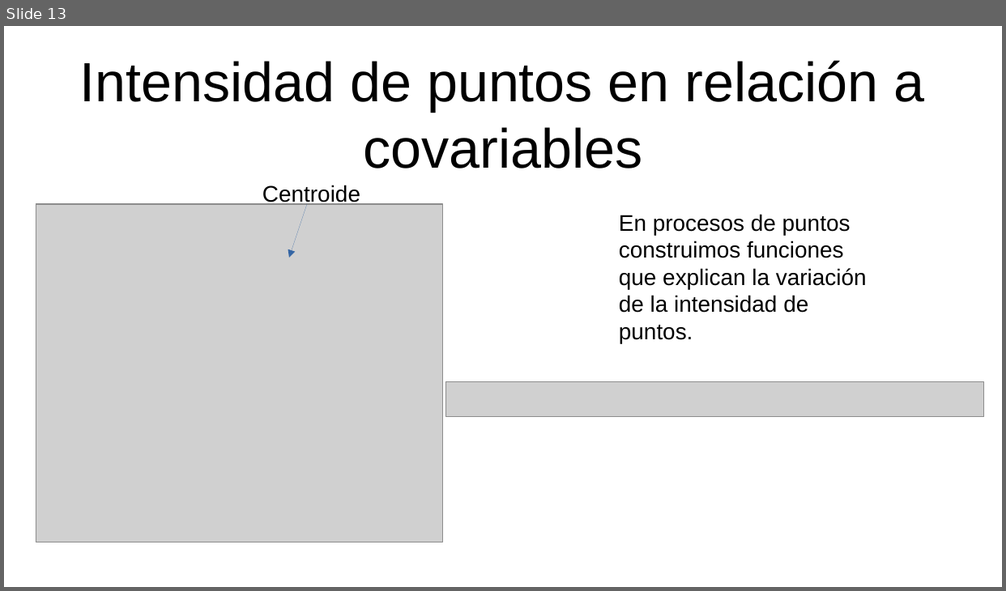
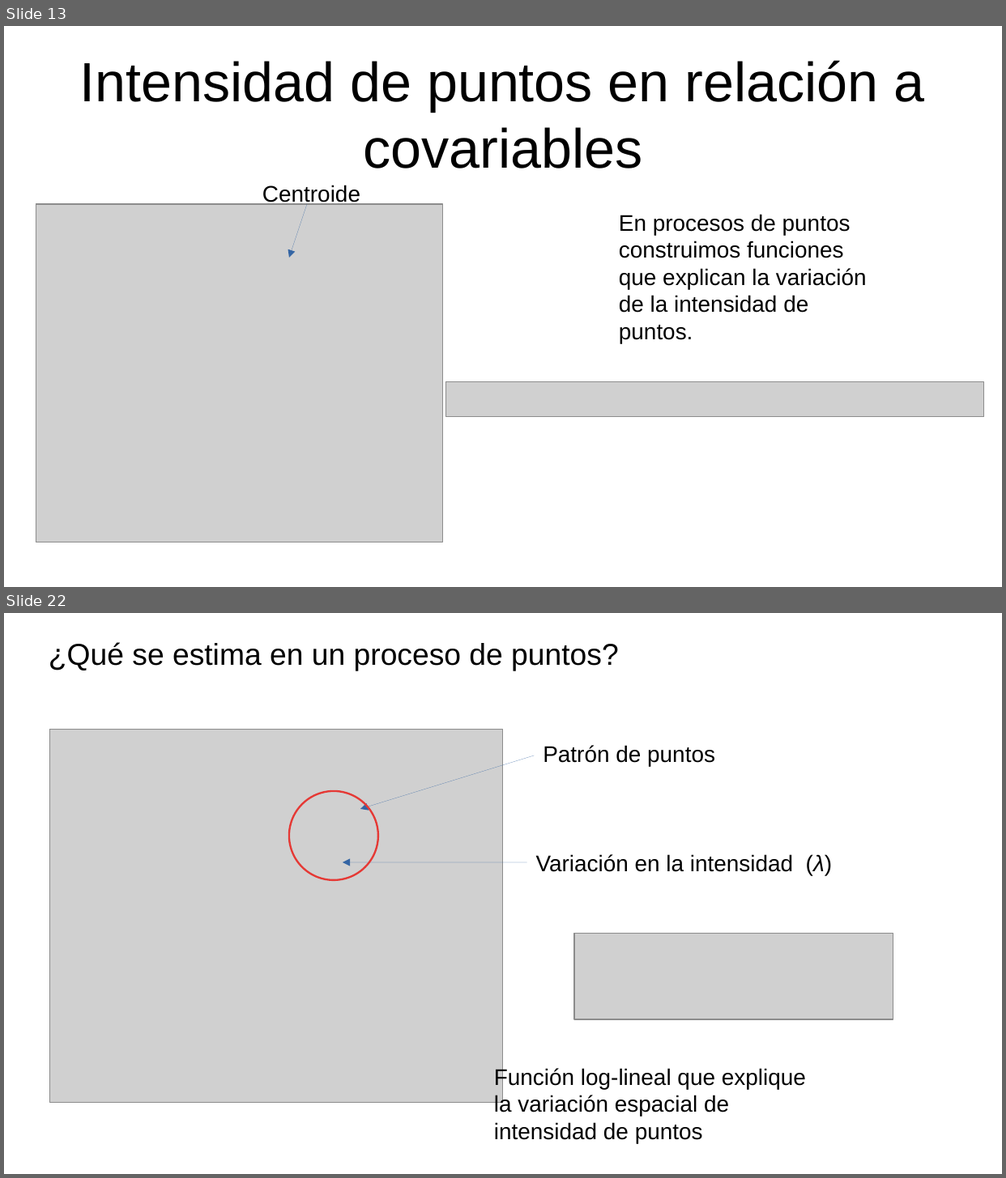
Before and after one commit to gerardommc/Ecologia-Teorica-II, a slide deck: Nicho/Caso-correlativo.odp. Shown one above the other, each under a label of ours: slide 13 before the commit, slides 13 and 22 after it; the slides between them are not shown. The pictures are 1006x591 and 1006x1178 pixels, drawn with LibreOffice and Linux fonts; fonts in the diff are those of the drawing; grey boxes stand for pictures. Boxes give left, top, right and bottom in pixels: in the first picture for what was removed or moved away, otherwise in the second. Text is boxed around its words. In the diff, an @@ line names an element or a change of style, - is before the commit and + after.

```diff
--- a/Nicho/Caso-correlativo.odp
+++ b/Nicho/Caso-correlativo.odp
@@ slide 22 added at [4, 613, 1002, 1174], background #FFFFFF @@
@@ text added at [49, 642, 619, 671], 24 pt, text #000000 @@
+¿Qué se estima en un proceso de puntos?
@@ picture added at [50, 729, 504, 1103] @@
@@ arrow added from (535, 756) to (360, 810), #3465A4 0 pt @@
@@ text added at [543, 745, 715, 767], 18 pt, text #000000 @@
+Patrón de puntos
@@ ellipse added at [289, 791, 378, 880], outline #E53935 1.5 pt @@
@@ text added at [536, 854, 833, 875], 18 pt, text #000000 @@
+Variación en la intensidad (λ)
@@ arrow added from (527, 863) to (343, 863), #3465A4 0 pt @@
@@ picture added at [574, 934, 893, 1020] @@
@@ text added at [494, 1067, 806, 1144], 18 pt, text #000000 @@
+Función log-lineal que explique la variación espacial de intensidad de puntos
```
Also in this commit, not shown: 2 slides changed, 11 other slides added, 8 other files.
